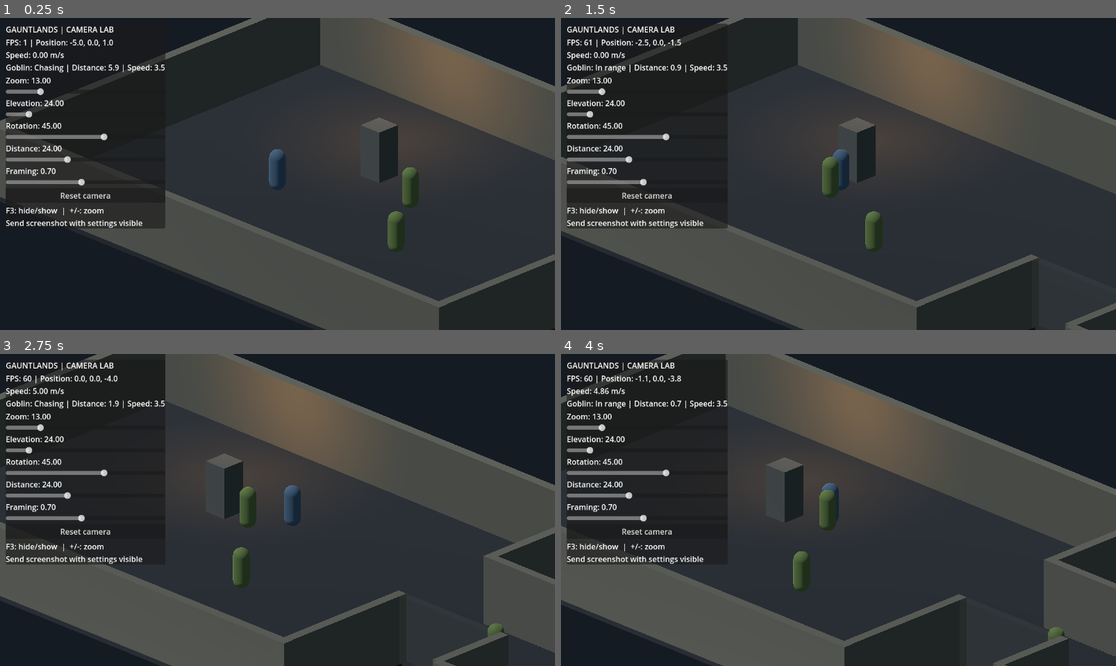
Above: before the commit, frames 1-4 (two rows, left to right).
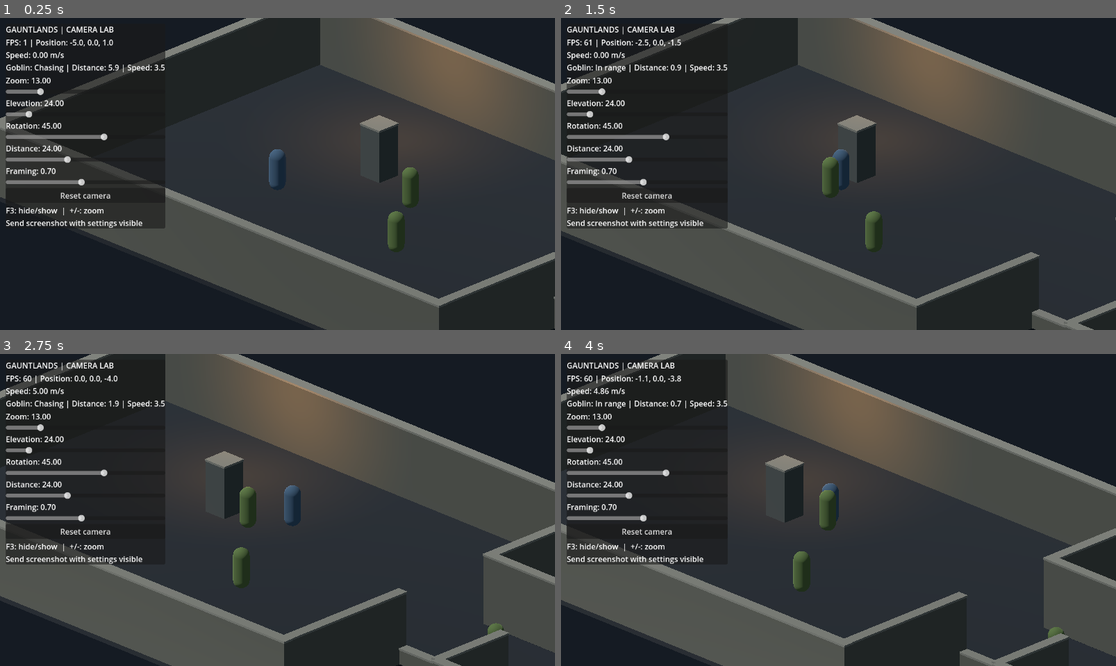
Above: after the commit, the same moments.

Repository: Jonty303/Project-Gauntlands
Game: Godot game, scene res://scenes/experiment_25d.tscn
Two runs of this game, one before a commit and one after it. Both use one fixed random seed, a clock stepped at 60 frames per second and the inputs below. This scene is started directly instead of the project's main scene.
Inputs (mouse positions are in pixels of both pictures, inside the frame that each line leads up to):
- Up to frame 1 (0.25 s): no input
- Up to frame 2 (1.5 s): tap Enter (ui_accept) at 0.5, 0.77 s; move the mouse to (960, 158) at 0.52 s; hold D (move_right) 0.53-1.25 s; hold Space (attack) 0.53-1.25 s; click (960, 158) at 0.67 s; drag from (727, 189) to (810, 236) at 1.27 s
- Up to frame 3 (2.75 s): move the mouse to (333, 441) at 2.02 s; hold D (move_right) from 2.03 s (still down); tap Q (target_previous) at 2.1 s
- Up to frame 4 (4 s): release D (move_right) at 2.75 s; drag from (810, 572) to (672, 463) at 2.77 s; move the mouse to (1005, 556) at 3.52 s; hold A (move_left) from 3.53 s (still down); hold Space (attack) from 3.53 s (still down); tap Enter (ui_accept) at 3.77 s

The runs differ from the first frame. In frame 1, 3.7% of the frame differs, in the area x 0-100%, y 0-100%; in frame 2, 3.9%; in frame 3, 4.7%; in frame 4, 4.7%.

Commit message:
Replace transparency with animated cutaway wall geometry and stone edging

Diff:
--- a/scripts/experiment_25d.gd
+++ b/scripts/experiment_25d.gd
@@ -6,11 +6,14 @@
 const GOBLIN_STOP := 1.15
 const DEBUG_OVERLAY = preload("res://scripts/debug_overlay_25d.gd")
 const WALL_HEIGHT := 3.1
+const CUTAWAY_HEIGHT := 0.65
+const CUTAWAY_SPEED := 7.0
 var hero: CharacterBody3D
 var camera: Camera3D
 var goblins: Array[CharacterBody3D] = []
 var wall_occluders: Array[StaticBody3D] = []
 var faded_walls: Dictionary = {}
+var wall_visual_heights: Dictionary = {}
 var goblin_state := "Idle"
 var goblin_distance := 0.0
 var light_enabled := true
@@ -88,6 +91,7 @@
     _update_camera_transform(false, delta)
     _update_goblin()
     _update_wall_visibility()
+    _animate_cutaway_walls(delta)
 
 func _update_goblin() -> void:
     if goblins.is_empty():
@@ -120,19 +124,23 @@
         sight.collision_mask = 1
         if space.intersect_ray(sight).is_empty():
             _collect_camera_occluders(space,to,newly_faded)
+    faded_walls = newly_faded
+
+func _animate_cutaway_walls(delta: float) -> void:
+    # Keep the physics collider unchanged; lower only the visual geometry.
     for wall in wall_occluders:
-        var mesh := wall.get_node_or_null("Visual") as MeshInstance3D
-        if mesh == null:
+        var visual := wall.get_node_or_null("Visual") as MeshInstance3D
+        var edge := wall.get_node_or_null("StoneEdge") as MeshInstance3D
+        if visual == null or edge == null:
             continue
-        var material := mesh.material_override as StandardMaterial3D
-        var should_fade := newly_faded.has(wall)
-        if should_fade == faded_walls.has(wall):
-            continue
-        material.transparency = BaseMaterial3D.TRANSPARENCY_ALPHA if should_fade else BaseMaterial3D.TRANSPARENCY_DISABLED
-        var tint := material.albedo_color
-        tint.a = 0.18 if should_fade else 1.0
-        material.albedo_color = tint
-    faded_walls = newly_faded
+        var full_height: float = wall_visual_heights[wall]
+        var target_height := minf(CUTAWAY_HEIGHT, full_height) if faded_walls.has(wall) else full_height
+        var current_height := visual.scale.y * full_height
+        var height := move_toward(current_height, target_height, CUTAWAY_SPEED * delta)
+        visual.scale.y = height / full_height
+        visual.position.y = (height - full_height) * 0.5
+        edge.position.y = height - full_height * 0.5 + 0.045
+
 
 func _collect_camera_occluders(space: PhysicsDirectSpaceState3D, target: Vector3, result: Dictionary) -> void:
     var origin := camera.global_position
@@ -177,6 +185,18 @@
     body.add_child(mesh)
     if solid:
         wall_occluders.append(body)
+        wall_visual_heights[body] = size.y
+        var edge := MeshInstance3D.new()
+        edge.name = "StoneEdge"
+        var cap := BoxMesh.new()
+        cap.size = Vector3(size.x + 0.06, 0.09, size.z + 0.06)
+        edge.mesh = cap
+        edge.position.y = size.y * 0.5 + 0.045
+        var edge_material := StandardMaterial3D.new()
+        edge_material.albedo_color = Color("#a4a59b")
+        edge_material.roughness = 1.0
+        edge.material_override = edge_material
+        body.add_child(edge)
         var collider := CollisionShape3D.new()
         var box := BoxShape3D.new()
         box.size = size
